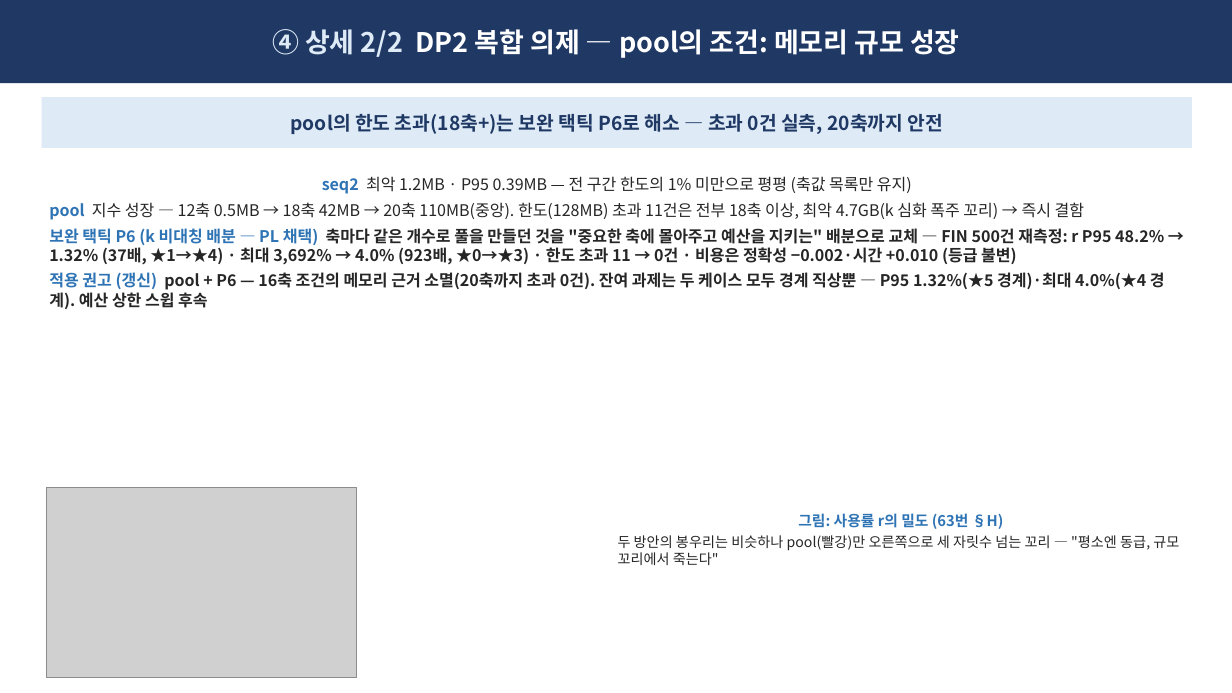
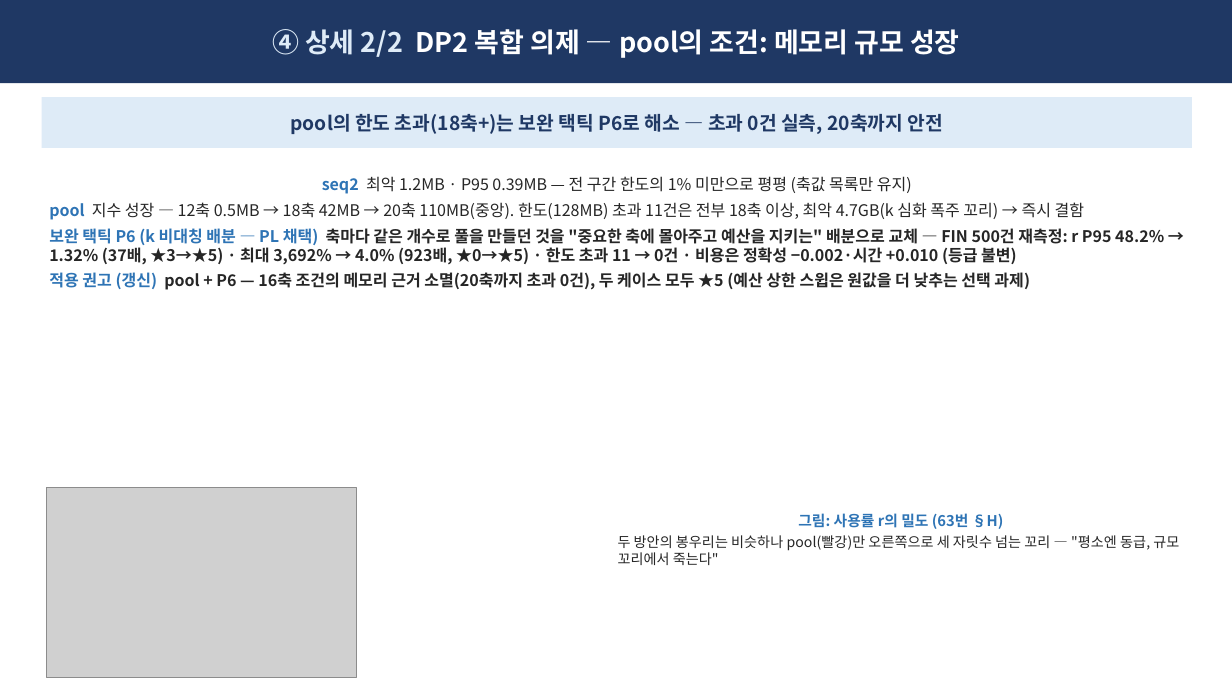
Before and after one commit to Sunwoo-Nam/architect-teamproject, a slide deck: slide 13 of docs/changbae/65-QA-종합-임원보고.pptx. Drawn at 1232x693 pixels with LibreOffice and Linux fonts; fonts in the diff are those of the drawing; grey boxes stand for pictures. Boxes give left, top, right and bottom in pixels: in the first picture for what was removed or moved away, otherwise in the second. Text is boxed around its words. In the diff, an @@ line names an element or a change of style, - is before the commit and + after.

```diff
--- a/docs/changbae/65-QA-종합-임원보고.pptx
+++ b/docs/changbae/65-QA-종합-임원보고.pptx
@@ text at <box>49,225,1164,290</box>: text changed @@
-보완 택틱 P6 (k 비대칭 배분 — PL 채택) 축마다 같은 개수로 풀을 만들던 것을 "중요한 축에 몰아주고 예산을 지키는" 배분으로 교체 — FIN 500건 재측정: r P95 48.2% → 1.32% (37배, ★1→★4) · 최대 3,692% → 4.0% (923배, ★0→★3) · 한도 초과 11 → 0건 · 비용은 정확성 −0.002·시간 +0.010 (등급 불변)
-적용 권고 (갱신) pool + P6 — 16축 조건의 메모리 근거 소멸(20축까지 초과 0건). 잔여 과제는 두 케이스 모두 경계 직상뿐 — P95 1.32%(★5 경계)·최대 4.0%(★4 경계). 예산 상한 스윕 후속
+보완 택틱 P6 (k 비대칭 배분 — PL 채택) 축마다 같은 개수로 풀을 만들던 것을 "중요한 축에 몰아주고 예산을 지키는" 배분으로 교체 — FIN 500건 재측정: r P95 48.2% → 1.32% (37배, ★3→★5) · 최대 3,692% → 4.0% (923배, ★0→★5) · 한도 초과 11 → 0건 · 비용은 정확성 −0.002·시간 +0.010 (등급 불변)
+적용 권고 (갱신) pool + P6 — 16축 조건의 메모리 근거 소멸(20축까지 초과 0건), 두 케이스 모두 ★5 (예산 상한 스윕은 원값을 더 낮추는 선택 과제)
```
Also in this commit, not shown: 3 other slides changed, 14 other files.
